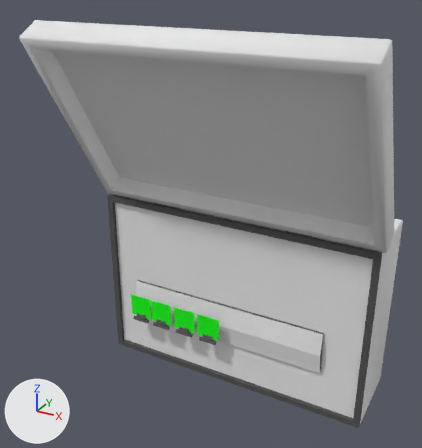
An edit to the COLLADA model scenery/reds_light_switches/models/light_switch4_lid.dae, drawn before and after from the same camera.
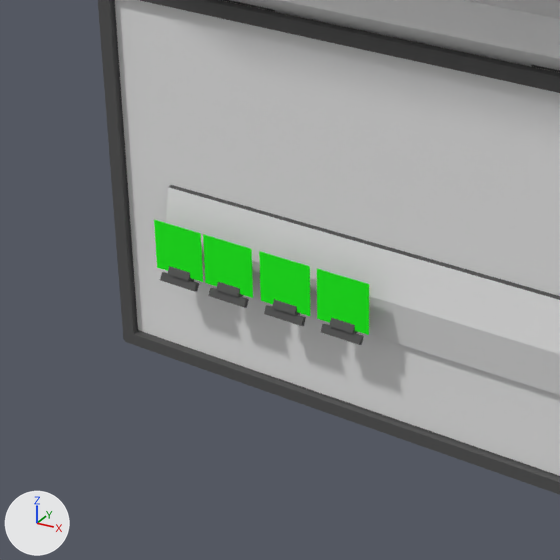
Each version appears first whole from a 50 mm camera at (0.184, -0.366, 0.251) aimed at (-0.01, -0.012, 0.074), and next in a close-up on the part from 16% to 70% of the width and 46% to 97% of the height. Every picture has the same lights, and +X, +Y and +Z are marked at lower left. Where no turn or scale is listed for an object, it has been applied to the vertices.

The first close-up shows 'cursor1', 'cursor2', 'cursor3', 'cursor4', 'lid', 'panel'.
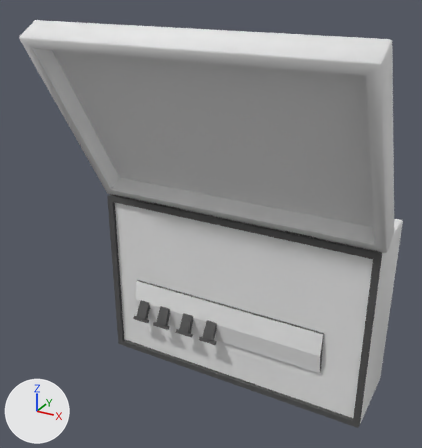
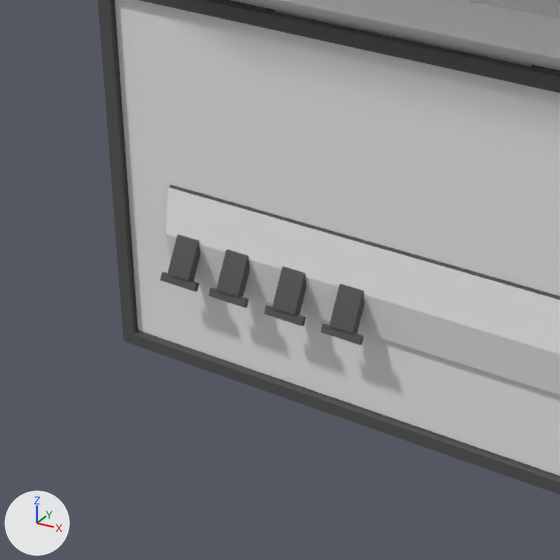
Location of each change, (x1, y1, x2, y2) in pixels of the close-ups (560 x 560 px):
'cursor4', deleted (green): before (317, 269, 369, 335)
'cursor3', deleted (green): before (259, 251, 310, 316)
'cursor2', deleted (green): before (203, 234, 253, 298)
'cursor1', deleted (green): before (154, 220, 203, 282)
'switch4', unchanged, uncovered by the edit: before (321, 318, 364, 345); after (321, 284, 364, 345)
'switch3', unchanged, uncovered by the edit: before (264, 299, 306, 326); after (264, 266, 307, 326)
'switch2', unchanged, uncovered by the edit: before (208, 282, 249, 308); after (208, 249, 250, 308)
'switch1', unchanged, uncovered by the edit: before (160, 266, 199, 291); after (160, 234, 201, 291)

What changed in the scene script:
```text
Remove ob_cursor1:
    ob_cursor1 = bpy.data.objects.new('cursor1', me_cursor1)
    ob_cursor1.location = (-0.0902, -0.0112, -0.0296)
Remove ob_cursor2:
    ob_cursor2 = bpy.data.objects.new('cursor2', me_cursor2)
    ob_cursor2.location = (-0.0693, -0.0112, -0.0296)
Remove ob_cursor3:
    ob_cursor3 = bpy.data.objects.new('cursor3', me_cursor3)
    ob_cursor3.location = (-0.0462, -0.0112, -0.0296)
Remove ob_cursor4:
    ob_cursor4 = bpy.data.objects.new('cursor4', me_cursor4)
    ob_cursor4.location = (-0.0235, -0.0112, -0.0296)
```
